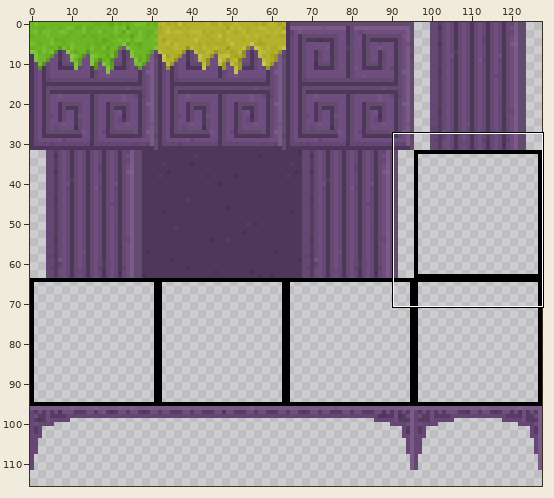
Sprite sheet: resources/tileset/atlas_level.png. The picture above shows the old version from afar; the outline marks the close-up.
Close-up. Old version:
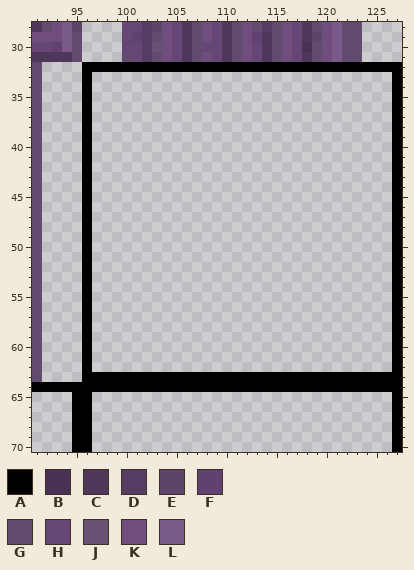
The file is 128x128 pixels. Pixels under 10% opacity are left out. Colours within 5 levels of each other are drawn and written as one. Shown: x 91..127, y 28..70. The wide view leaves out empty margins.
Palette (. is transparent): A #000000  B #493155  C #4f375b  D #563c63  E #5d4569  F #60416f  G #634b6f  H #664675  J #695175  K #6f4d7f  L #7a5a89
Pixels before, first column x 91:
28 CGKLE....HHDEKHCGKHCGKGDGKHCGKLGG....
29 KKKLG....HFDGKHCGKHCGKFCGKHCEKLGG....
30 HHFLG....HHDJKHCGHHCGKHCGKHBGKLGG....
31 CCCCG....GHDGKHCGKHCGKHCGKHCGKLGG....
32 G....AAAAAAAAAAAAAAAAAAAAAAAAAAAAAAAA
33 G....A..............................A
34 G....A..............................A
35 G....A..............................A
36 G....A..............................A
37 G....A..............................A
38 G....A..............................A
39 G....A..............................A
40 G....A..............................A
41 G....A..............................A
42 G....A..............................A
43 G....A..............................A
44 G....A..............................A
45 G....A..............................A
46 G....A..............................A
47 G....A..............................A
48 G....A..............................A
49 G....A..............................A
50 G....A..............................A
51 G....A..............................A
52 G....A..............................A
53 G....A..............................A
54 G....A..............................A
55 G....A..............................A
56 G....A..............................A
57 G....A..............................A
58 G....A..............................A
59 G....A..............................A
60 G....A..............................A
61 G....A..............................A
62 G....A..............................A
63 G....AAAAAAAAAAAAAAAAAAAAAAAAAAAAAAAA
64 AAAAAAAAAAAAAAAAAAAAAAAAAAAAAAAAAAAAA
65 ....AA..............................A
66 ....AA..............................A
67 ....AA..............................A
68 ....AA..............................A
69 ....AA..............................A
70 ....AA..............................A
After:
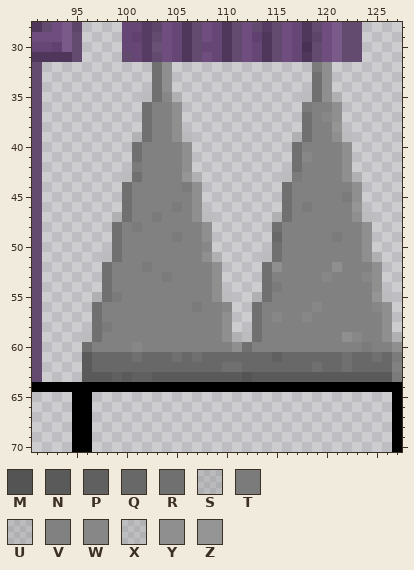
Colours new in this view: M #545454  N #5a5a5a  P #606060  Q #686868  R #707070  S #7a7a7a3a  T #7b7b7b  U #8181813a  V #818181  W #878787  X #8a8a8a3a  Y #8f8f8f  Z #959595
From the commit log: Added non-functional sprite tile
The exact change:
Changed rows in their new state; - is an unchanged pixel.
first column x 96:
32 .......RY..............TY.......
33 .------RY--------------RY------.
34 .------RY--------------RY------.
35 .-----URWU------------URYU-----.
36 .-----RVVY------------TVVY-----.
37 .-----RVVY------------RVWY-----.
38 .-----RVVY------------RVVZ-----.
39 .----XRVVYS----------URVVYU----.
40 .----RVVVVY----------RVVVVY----.
41 .----RVVVVY----------RWVVVY----.
42 .----TVVVVY----------RVVVVY----.
43 .---URVVVVZU--------UTVVVVYU---.
44 .---RVVVVVTY--------RVVVVVVY---.
45 .---RVVVVVVY--------RVVVVVTY---.
46 .---RVVVVTVY--------RVTVVVVZ---.
47 .--URVVTVVVYU------URVVVVVVYU--.
48 .--RVTVVVVVVY------RVVVVVVVVY--.
49 .--RVVVVVTVVY------QVVVVVTVVY--.
50 .--RVVVVVVVVW------RVVVVVVVVY--.
51 .-URVVVVVVVVYU----URVVVVVVVVYU-.
52 .-RVVVTVVVVVVY----RYVVVVVYVVVY-.
53 .-RVVVVVTVVVVY----RVVVVVWVVVWY-.
54 .-RVVVVVVVVVVY----RTVVVVVVVVVY-.
55 .URTVVVVVVVVVYU--URVVVVVVVVVVZU.
56 .RVVVVVVVVVTVVW--RVVVVVWVVVVVWY.
57 .RVVVVVVVVVVVVY--RVWVVWVVVVVVVY.
58 .RTVVVVVVVVVVVY--RVVVVVVVVVVVVY.
59 URVVVVVVVVVVVVYUURVVVVVVVVYWVVYU
60 RVVVVWVVVVVVVVVYRVVVVVVVVVVVTVVY
61 NQQQQRQQQRQRQQQQQQQPQQQQQQRQQRQT
62 NQQQQQQQQQQQQQRRQQQQQQQRQQRQQQQV
63 NNNPNPPNNNNNNNNNMNNNNNNNNNNNNNNT
Pixel boxes of the changes (left, top, right, bottom) in both close-ups:
changed: (82, 62, 402, 382)
